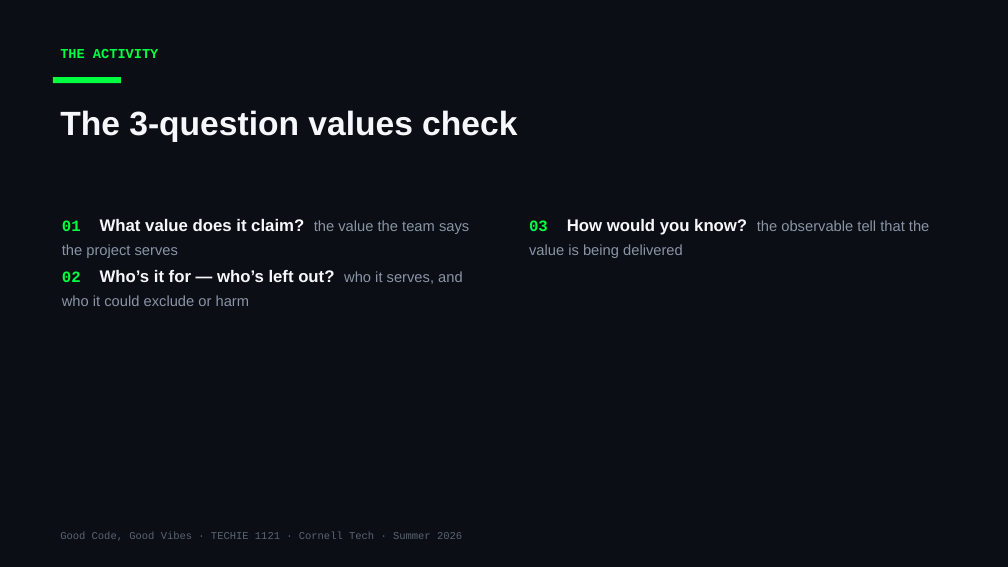
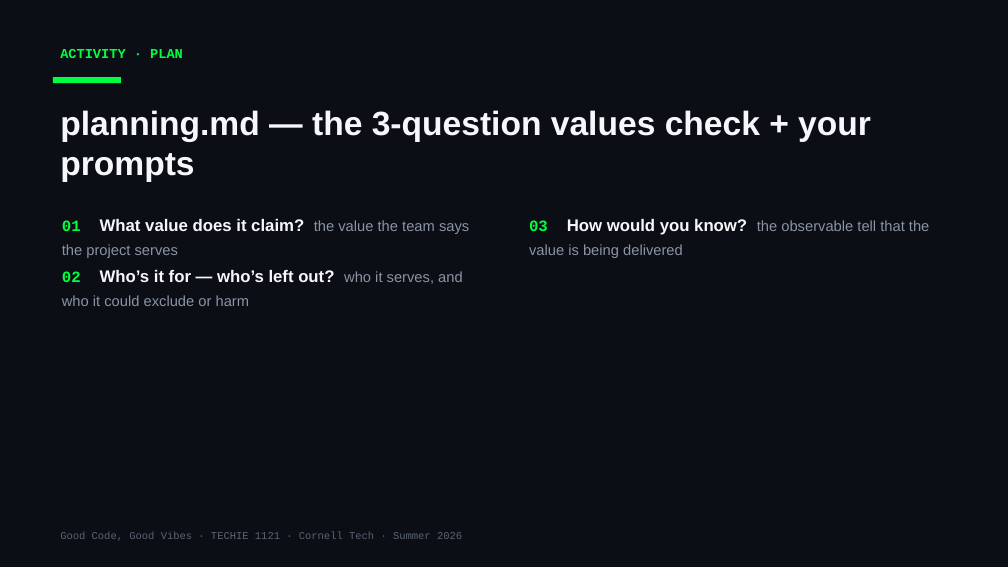
Before and after one commit to Cornell-Tech-Vibe-Coding-Summer-2026/website, a slide deck: slide 13 of slides/Week3-Tue-User-Testing-II.pptx (slide 12 before the commit). Drawn at 1008x567 pixels with LibreOffice and Linux fonts; fonts in the diff are those of the drawing. Boxes give left, top, right and bottom in pixels: in the first picture for what was removed or moved away, otherwise in the second. Text is boxed around its words. In the diff, an @@ line names an element or a change of style, - is before the commit and + after.

```diff
--- a/slides/Week3-Tue-User-Testing-II.pptx
+++ b/slides/Week3-Tue-User-Testing-II.pptx
@@ text at (60, 49, 183, 58): text changed @@
-THE ACTIVITY
+ACTIVITY · PLAN
@@ text at (60, 110, 871, 182): text changed @@
-The 3-question values check
+planning.md — the 3-question values check + your prompts
```
Also in this commit, not shown: 1 other slide changed, 2 slides added, 3 other files.
